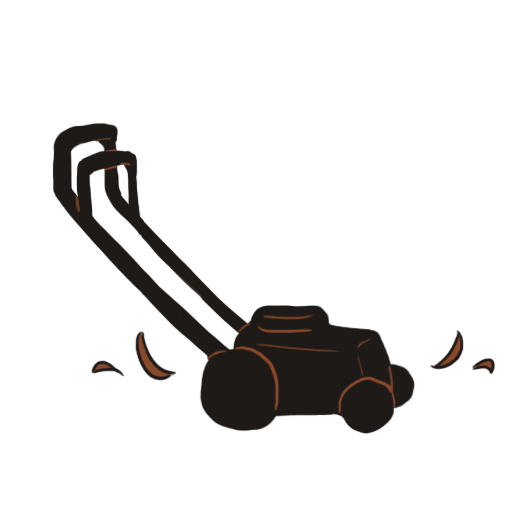
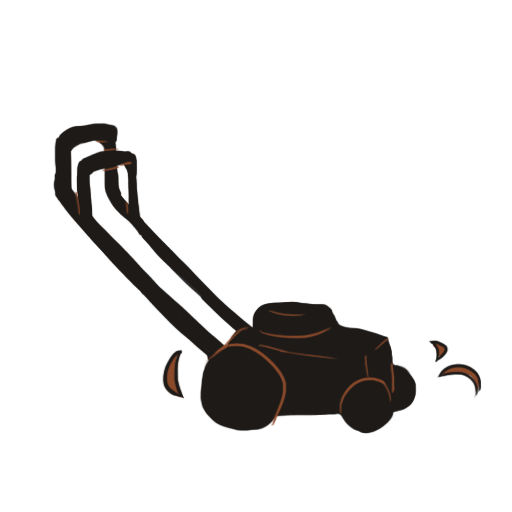
Before/after of a (512, 512) layered artwork. What changed in the layer stack:
pixels changed over [52, 127, 496, 434] (layer not identified)
